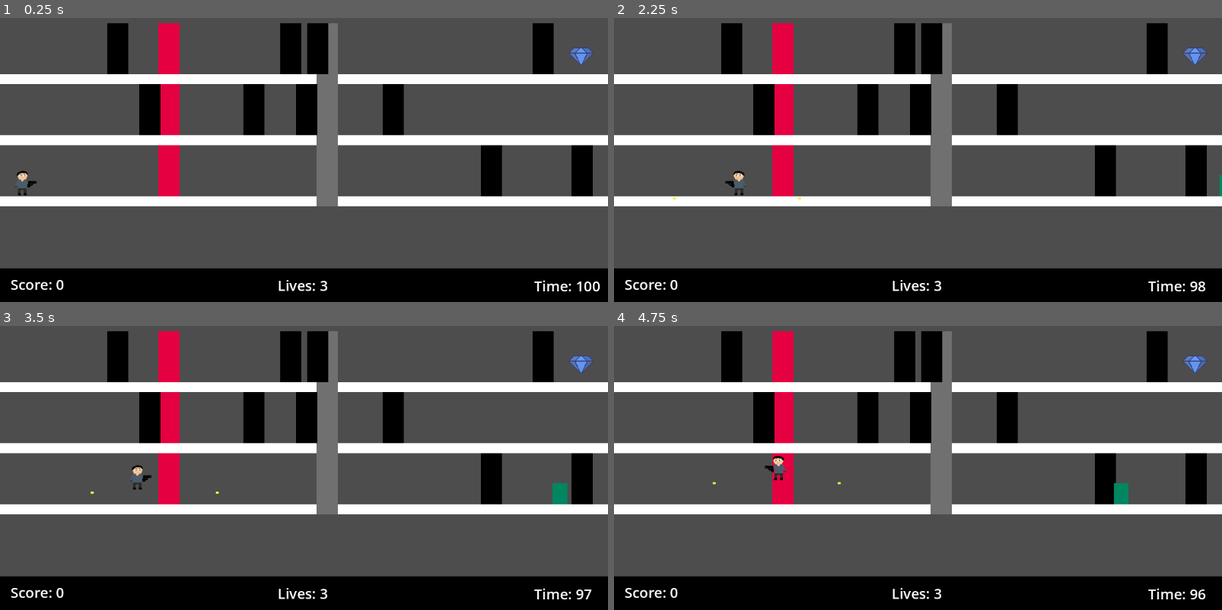
Above: before the commit, frames 1-4 (two rows, left to right).
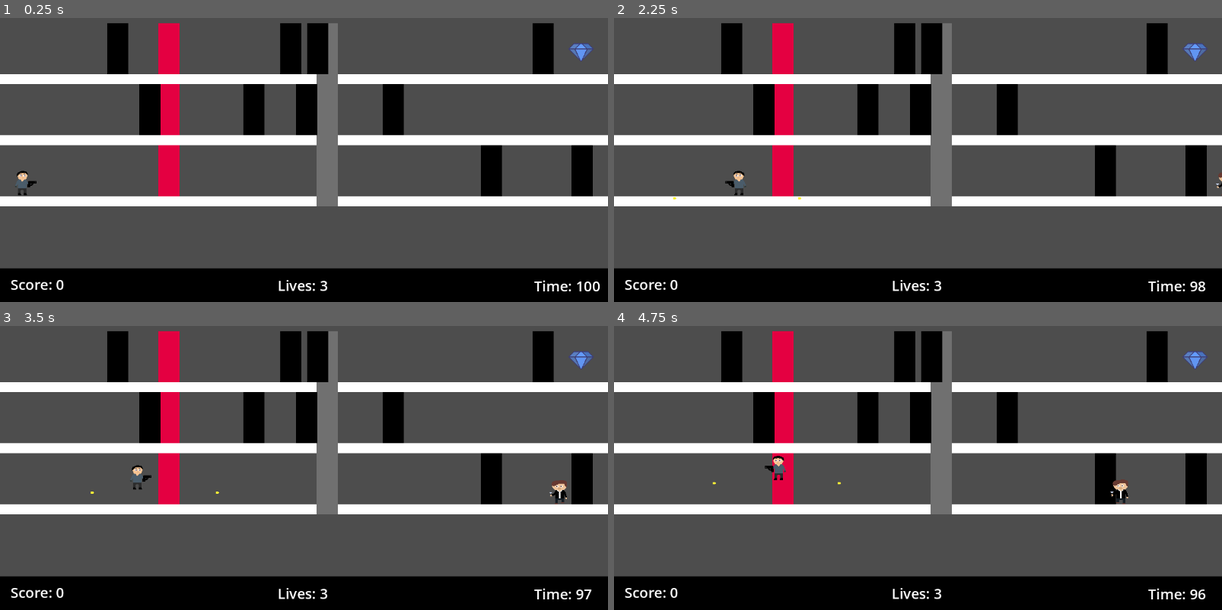
Above: after the commit, the same moments.

Repository: Colonelpanic0/Heist
Game: Godot game, scene res://Scenes/playablenew.tscn
Same seed, same stepped clock (60 frames per second), same inputs: the game is played once before the commit and once after it.
Inputs:
- Up to frame 1 (0.25 s): no input
- Up to frame 2 (2.25 s): tap Enter at 0.5 s; hold D (Right) 0.53-2.03 s; tap 2 (Fire) at 0.6, 2.1 s; tap 1 (Jump) at 0.77, 1.52 s; tap Space (Start) at 1.35 s; hold A (Left) from 2.03 s (still down)
- Up to frame 3 (3.5 s): release A (Left) at 2.78 s; hold D (Right) from 2.78 s (still down); tap Space (Start) at 2.85 s; tap 1 (Jump) at 3.02 s
- Up to frame 4 (4.75 s): tap 2 (Fire) at 3.6 s; tap 1 (Jump) at 3.77, 4.52 s; release D (Right) at 4.28 s; hold A (Left) from 4.28 s (still down); tap Space (Start) at 4.35 s

The runs differ from the first frame. In frame 1, 0.2% of the frame differs, in the area x 93-98%, y 8-17%; in frame 2, 0.2%; in frame 3, 0.4%, in the area x 90-98%, y 8-63%; in frame 4, 0.4%.

Commit message:
added guest sprites male and female

Diff:
--- a/heist/Scenes/NPCs/Guest.tscn
+++ b/heist/Scenes/NPCs/Guest.tscn
@@ -1,22 +1,33 @@
-[gd_scene load_steps=3 format=3 uid="uid://dbef5edeo56su"]
+[gd_scene load_steps=5 format=3 uid="uid://dbef5edeo56su"]
 
 [ext_resource type="Script" uid="uid://duw70hom5r32n" path="res://Scripts/Guest.gd" id="1_f5got"]
+[ext_resource type="SpriteFrames" uid="uid://klnx8y57clx8" path="res://Sprites/Guests/Guest_Male/guest_male.tres" id="2_pji50"]
+[ext_resource type="SpriteFrames" uid="uid://dp5c7mjcf7drh" path="res://Sprites/Guests/Guest_Female/guest_female.tres" id="3_4xuh2"]
 
 [sub_resource type="RectangleShape2D" id="RectangleShape2D_pji50"]
-size = Vector2(28, 40)
+size = Vector2(34, 49)
 
 [node name="Guest" type="CharacterBody2D"]
 collision_layer = 8
 collision_mask = 32
 script = ExtResource("1_f5got")
+guest_m = ExtResource("2_pji50")
+guest_f = ExtResource("3_4xuh2")
 
 [node name="ColorRect" type="ColorRect" parent="."]
+visible = false
 offset_right = 28.0
 offset_bottom = 40.0
 color = Color(6.738305e-07, 0.52666247, 0.37627336, 1)
 
 [node name="CollisionShape2D" type="CollisionShape2D" parent="."]
-position = Vector2(14, 20)
+position = Vector2(17, 24.5)
 shape = SubResource("RectangleShape2D_pji50")
 
 [node name="Guest" type="Node2D" parent="."]
+
+[node name="Sprite" type="AnimatedSprite2D" parent="."]
+unique_name_in_owner = true
+position = Vector2(-10, 0)
+sprite_frames = ExtResource("2_pji50")
+centered = false
--- a/heist/Scenes/Player.tscn
+++ b/heist/Scenes/Player.tscn
@@ -2,8 +2,8 @@
 
 [ext_resource type="Script" uid="uid://bslnuks1opjgj" path="res://Scripts/player.gd" id="1_kyqiw"]
 [ext_resource type="SpriteFrames" uid="uid://c1t0i077cccij" path="res://Sprites/Player/Default/Player_Default_Animation.tres" id="2_5ixxa"]
-[ext_resource type="Texture2D" uid="uid://cpsiylfyr8530" path="res://Sprites/GUN.png" id="2_kyqiw"]
-[ext_resource type="Script" uid="uid://5a7qlu56fkyl" path="res://Scripts/GUN.gd" id="3_gntrk"]
+[ext_resource type="Texture2D" uid="uid://cpsiylfyr8530" path="res://Sprites/gun.png" id="2_kyqiw"]
+[ext_resource type="Script" uid="uid://5a7qlu56fkyl" path="res://Scripts/Gun.gd" id="3_gntrk"]
 [ext_resource type="PackedScene" uid="uid://dm4g5rmvjoln" path="res://Scenes/Bullet.tscn" id="5_nn08x"]
 
 [sub_resource type="RectangleShape2D" id="RectangleShape2D_rpqav"]
--- a/heist/Scripts/GameManager.gd
+++ b/heist/Scripts/GameManager.gd
@@ -17,6 +17,7 @@
 #@export var current_level: int = 0
 
 func _ready():
+	Singleton.gamestart = true
 	build_level()
 	build_generators()
 	build_statusbar()
--- a/heist/Scripts/Guest.gd
+++ b/heist/Scripts/Guest.gd
@@ -1,11 +1,24 @@
 extends CharacterBody2D
 @export var speed = 80.0
+
+@export var guest_m :SpriteFrames
+@export var guest_f :SpriteFrames
+@export var worker :SpriteFrames
+@export var guard :SpriteFrames
 
 var direction = -1  # Start moving left
 var time_until_turn = 0.0
 
+@onready var sprite :AnimatedSprite2D = $Sprite
+
 func _ready():
 	time_until_turn = randf_range(7.0, 12.0)
+	if sprite!=null:
+		if randi_range(1,2) == 1:
+			sprite.sprite_frames=guest_f
+
+		sprite.play("walking")
+		sprite.flip_h = true
 
 func _physics_process(delta):
 	velocity.x = direction * speed
@@ -14,11 +27,15 @@
 	time_until_turn -= delta
 	if time_until_turn <= 0:
 		direction *= -1
+		if sprite!=null:
+			sprite.flip_h = not sprite.flip_h
 		time_until_turn = randf_range(2.0, 7.0)
 
 	# Turn around at walls
 	if is_on_wall():
 		direction *= -1
+		if sprite!=null:
+			sprite.flip_h = not sprite.flip_h
 		time_until_turn = randf_range(3.0, 8.0)
 
 	move_and_slide()
--- a/heist/Scripts/gem.gd
+++ b/heist/Scripts/gem.gd
@@ -6,5 +6,5 @@
 func _on_body_entered(body):
 	Singleton.alarmed = true
 	Singleton.gem_collected = true
-
+	Singleton.score+=500
 	queue_free()
--- a/heist/Scripts/singleton.gd
+++ b/heist/Scripts/singleton.gd
@@ -10,6 +10,7 @@
 @export var hidden: bool
 @export var score: int
 @export var timer: int
+@export var gamestart: bool
 
 var time_accumulator = 0.0
 
@@ -19,7 +20,7 @@
 const VIEWPORT_HEIGHT = 648
 const VIEWPORT_WIDTH = 1152
 const STATUS_BAR_HEIGHT = 64
-const NPC_HEIGHT = 40
+const NPC_HEIGHT = 48
 const SHADOW_HEIGHT = ROOM_HEIGHT - FLOOR_HEIGHT
 
 enum Disguise {
@@ -31,6 +32,7 @@
 
 # Called when the node enters the scene tree for the first time.
 func _ready() -> void:
+	gamestart = false
 	lives = 3
 	bullets = 3
 	loop = 0
@@ -43,11 +45,27 @@
 
 
 func _process(delta):
-	time_accumulator += delta
-	if time_accumulator >= 1.0:
-		time_accumulator -= 1.0
-		timer -= 1
-		if timer == 0:
-			lives-=1
-			get_tree().change_scene_to_file("res://Scenes/playablenew.tscn")
-			timer = 100
+	if gamestart:
+		time_accumulator += delta
+		if time_accumulator >= 1.0:
+			time_accumulator -= 1.0
+			timer -= 1
+			if timer == 0:
+				lives-=1
+				if lives == 0:
+					_game_over()
+				else:
+					get_tree().change_scene_to_file("res://Scenes/playablenew.tscn")
+					timer = 100
+
+func _game_over():
+	gamestart = false
+	get_tree().change_scene_to_file("res://Scenes/frontendnew.tscn")
+	lives = 3
+	bullets = 3
+	loop = 0
+	level = 0
+	alarmed = false
+	mask = Disguise.GUEST
+	hidden = false
+	timer = 0
--- /dev/null
+++ b/heist/Sprites/Guests/Guest_Female/guest_female.tres
@@ -0,0 +1,33 @@
+[gd_resource type="SpriteFrames" load_steps=4 format=3 uid="uid://dp5c7mjcf7drh"]
+
+[ext_resource type="Texture2D" uid="uid://bg15enhsc8n2c" path="res://Sprites/Guests/Guest_Female/guest_female1.png" id="1_s0gji"]
+[ext_resource type="Texture2D" uid="uid://cvyj53rdlegm5" path="res://Sprites/Guests/Guest_Female/guest_female2.png" id="2_y44o1"]
+[ext_resource type="Texture2D" uid="uid://bym8dbv6abk28" path="res://Sprites/Guests/Guest_Female/guest_female3.png" id="3_xxotb"]
+
+[resource]
+animations = [{
+"frames": [{
+"duration": 1.0,
+"texture": ExtResource("1_s0gji")
+}],
+"loop": true,
+"name": &"default",
+"speed": 5.0
+}, {
+"frames": [{
+"duration": 1.0,
+"texture": ExtResource("2_y44o1")
+}, {
+"duration": 1.0,
+"texture": ExtResource("1_s0gji")
+}, {
+"duration": 1.0,
+"texture": ExtResource("3_xxotb")
+}, {
+"duration": 1.0,
+"texture": ExtResource("1_s0gji")
+}],
+"loop": true,
+"name": &"walking",
+"speed": 5.0
+}]
--- /dev/null
+++ b/heist/Sprites/Guests/Guest_Male/guest_male.tres
@@ -0,0 +1,33 @@
+[gd_resource type="SpriteFrames" load_steps=4 format=3 uid="uid://klnx8y57clx8"]
+
+[ext_resource type="Texture2D" uid="uid://y8863oghs4h7" path="res://Sprites/Guests/Guest_Male/guest_male1.png" id="1_rvg1q"]
+[ext_resource type="Texture2D" uid="uid://cjjdxiimpbaqm" path="res://Sprites/Guests/Guest_Male/guest_male2.png" id="2_jwmdu"]
+[ext_resource type="Texture2D" uid="uid://c6q4bskxw3xmn" path="res://Sprites/Guests/Guest_Male/guest_male3.png" id="3_fxn5l"]
+
+[resource]
+animations = [{
+"frames": [{
+"duration": 1.0,
+"texture": ExtResource("1_rvg1q")
+}],
+"loop": true,
+"name": &"default",
+"speed": 5.0
+}, {
+"frames": [{
+"duration": 1.0,
+"texture": ExtResource("2_jwmdu")
+}, {
+"duration": 1.0,
+"texture": ExtResource("1_rvg1q")
+}, {
+"duration": 1.0,
+"texture": ExtResource("3_fxn5l")
+}, {
+"duration": 1.0,
+"texture": ExtResource("1_rvg1q")
+}],
+"loop": true,
+"name": &"walking",
+"speed": 5.0
+}]
Not shown, changed: heist/Sprites/gun.png.import
Not shown: 1 places in heist/Sprites/statusbar.tres that only renumber resources
Not shown, added: heist/Sprites/Guests/.DS_Store
